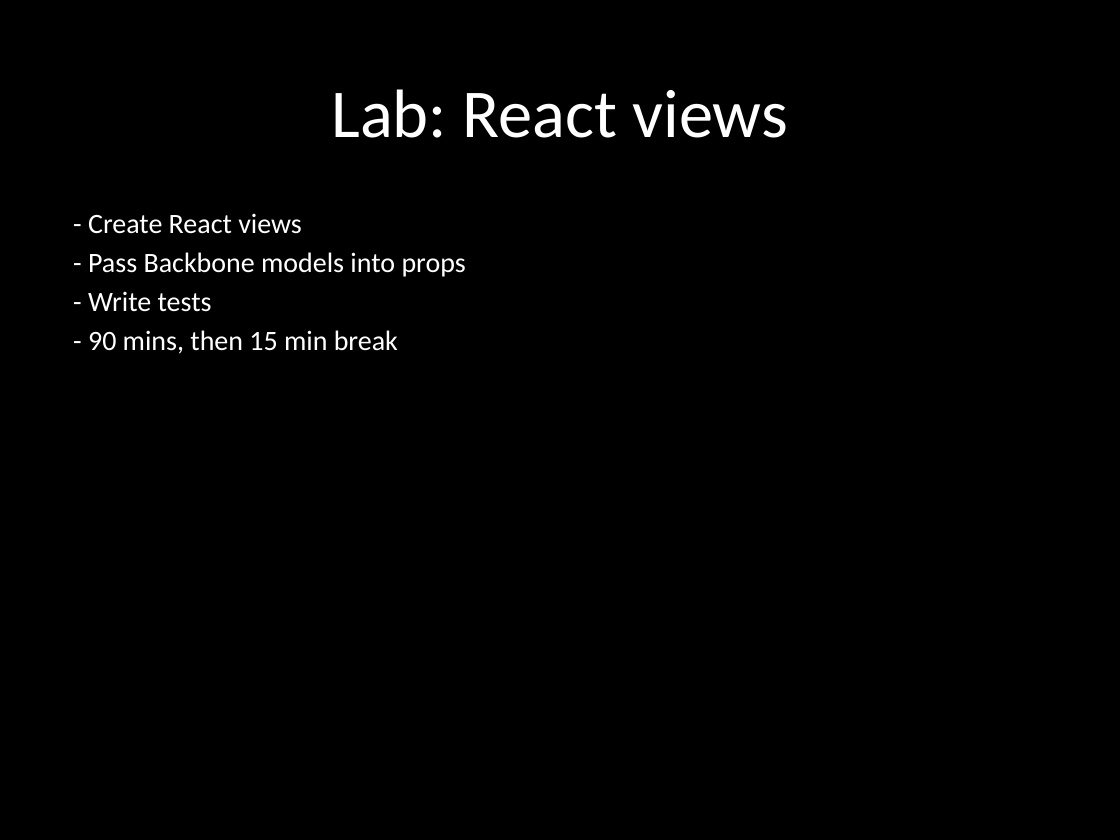
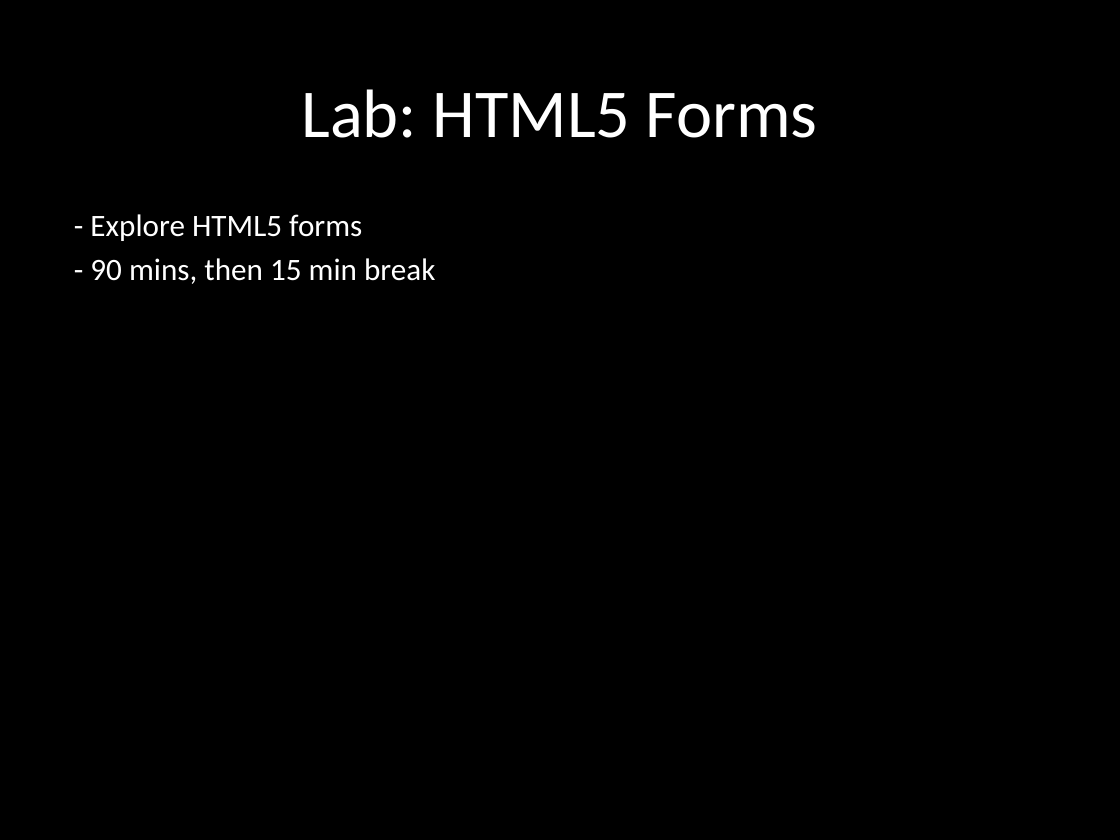
Before and after one commit to eliasjames/training-node-backbone, a slide deck: slide 5 of slides/Node & Backbone Slides Day 4.pptx (slide 6 before the commit). Drawn at 1120x840 pixels with LibreOffice and Linux fonts; fonts in the diff are those of the drawing. Boxes give left, top, right and bottom in pixels: in the first picture for what was removed or moved away, otherwise in the second. Text is boxed around its words. In the diff, an @@ line names an element or a change of style, - is before the commit and + after.

```diff
--- a/slides/Node & Backbone Slides Day 4.pptx
+++ b/slides/Node & Backbone Slides Day 4.pptx
@@ title at <box>301,89,818,138</box>: text changed @@
-Lab: React views
+Lab: HTML5 Forms
@@ subtitle at <box>90,214,362,241</box>: text changed; size 18 to 20 pt @@
-- Create React views
-- Pass Backbone models into props
-- Write tests
+- Explore HTML5 forms
@@ subtitle at <box>90,258,435,284</box>: size 18 to 20 pt in "- 90 mins, then 15 min break" @@
```
Also in this commit, not shown: 2 other slides changed, 7 slides added, 2 slides removed, 8 other files.
